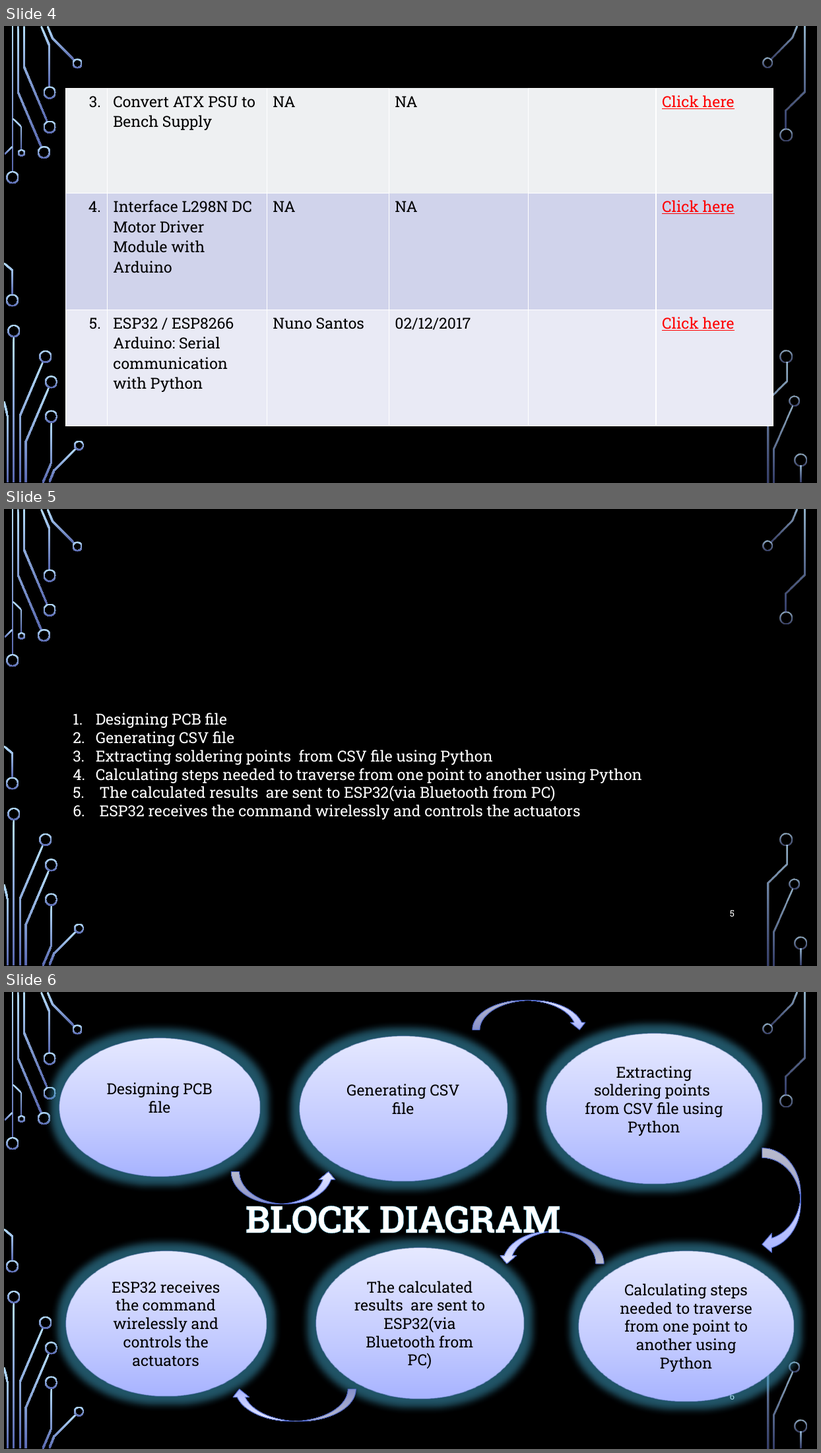
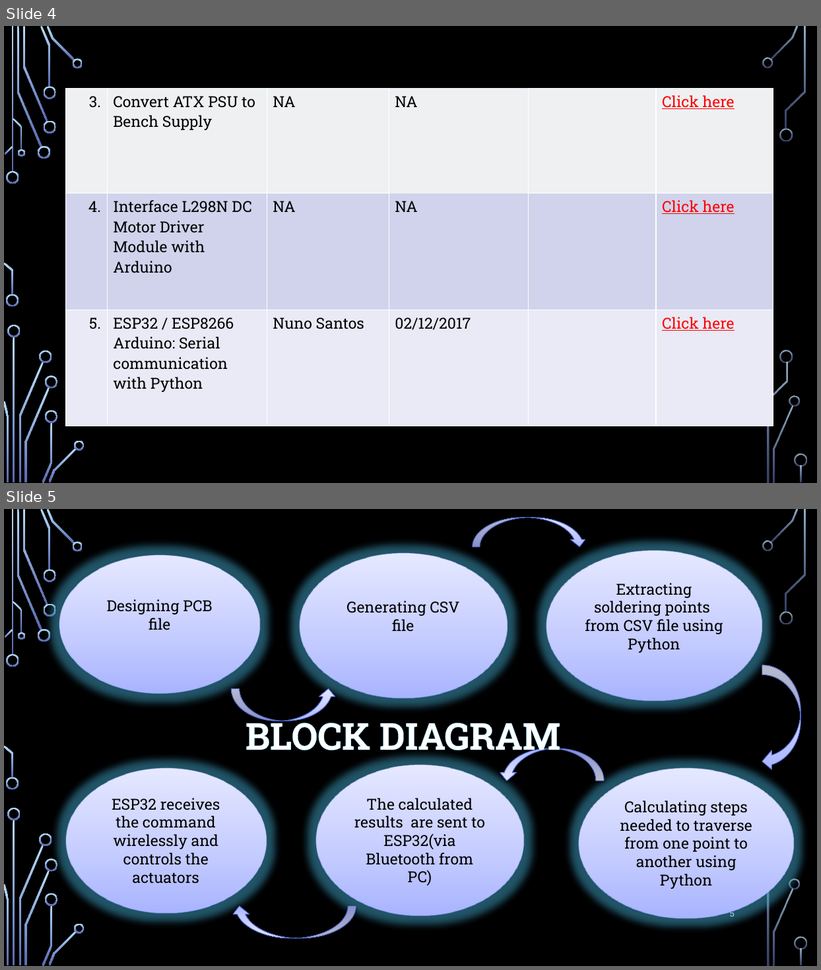
Before and after one commit to kasi2809/plotter_mini_rceg, a slide deck: automated_soldering_machine.pptx. Shown one above the other, each under a label of ours: slides 4, 5 and 6 before the commit, slides 4 and 5 after it. The pictures are 821x1453 and 821x970 pixels, drawn with LibreOffice and Linux fonts; fonts in the diff are those of the drawing; background and template pictures are left out. Boxes give left, top, right and bottom in pixels: in the first picture for what was removed or moved away, otherwise in the second. Text is boxed around its words. In the diff, an @@ line names an element or a change of style, - is before the commit and + after.

Commit message:
removed the slide that block diagram contents in list form

```diff
--- a/automated_soldering_machine.pptx
+++ b/automated_soldering_machine.pptx
@@ slide 5 removed at bbox=[4, 509, 817, 966], background picture (left out); not listed: 36 template elements that a slide beside it also shows @@
@@ text removed at bbox=[96, 713, 642, 820] @@
-1. Designing PCB file
-2. Generating CSV file
-3. Extracting soldering points from CSV file using Python
-4. Calculating steps needed to traverse from one point to another using Python
-5. The calculated results are sent to ESP32(via Bluetooth from PC)
-6. ESP32 receives the command wirelessly and controls the actuators
@@ page number removed at bbox=[730, 910, 735, 917] @@
-5
@@ what was slide 6 is now slide 5 @@
```
